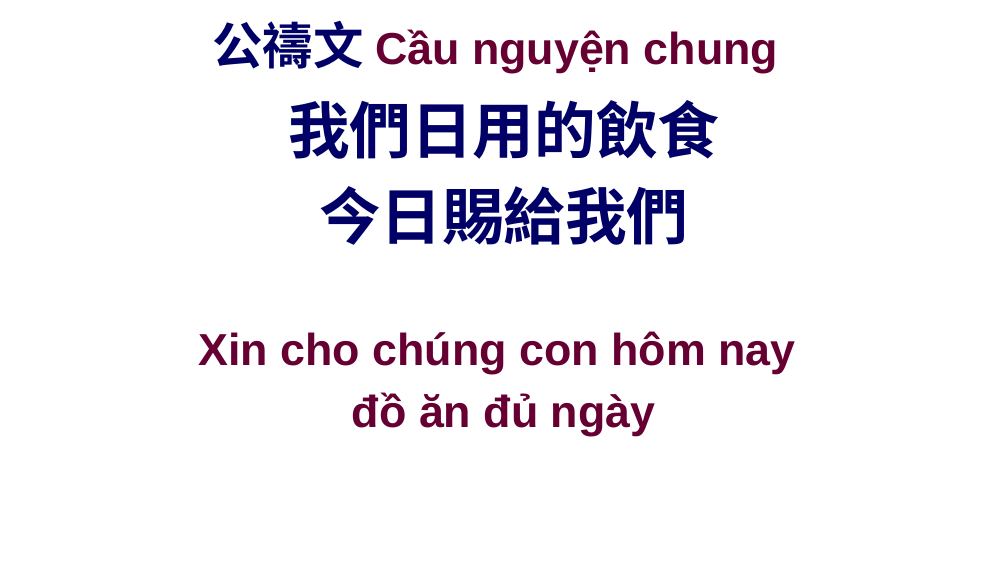
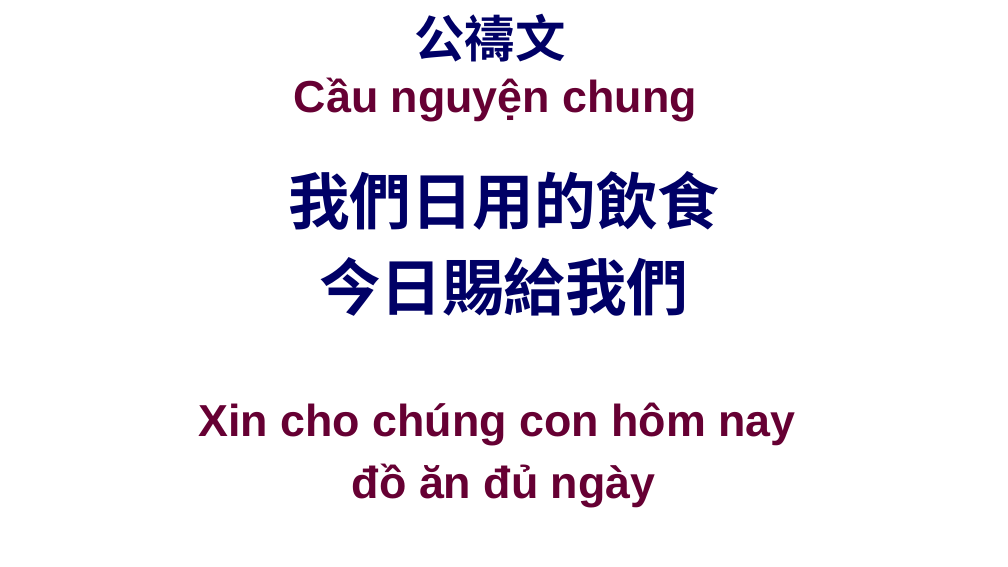
Before and after one commit to batisuoc/other-ppts, a slide deck: slide 23 of 聯合崇拜流程.pptx. Drawn at 1008x567 pixels with LibreOffice and Linux fonts; fonts in the diff are those of the drawing; background and template pictures are left out. Boxes give left, top, right and bottom in pixels: in the first picture for what was removed or moved away, otherwise in the second. Text is boxed around its words. In the diff, an @@ line names an element or a change of style, - is before the commit and + after.

```diff
--- a/聯合崇拜流程.pptx
+++ b/聯合崇拜流程.pptx
@@ title "公禱文 Cầu nguyện chung" rewrapped from (212, 21, 778, 73) to (294, 14, 696, 121) @@
@@ text "我們日用的飲食" at (288, 171, 719, 316): vertical alignment top to middle @@
@@ text "我們日用的飲食": place and size @@
-text "我們日用的飲食" at (288, 100, 719, 245)
+text "我們日用的飲食" at (288, 171, 719, 316)
@@ text "Xin cho chúng con hôm ...": place and size @@
-text "Xin cho chúng con hôm ..." at (199, 331, 795, 436)
+text "Xin cho chúng con hôm ..." at (199, 402, 795, 507)
@@ text "Xin cho chúng con hôm ..." at (199, 402, 795, 507): vertical alignment top to middle @@
```
Also in this commit, not shown: 17 other slides changed, 3 other files.
